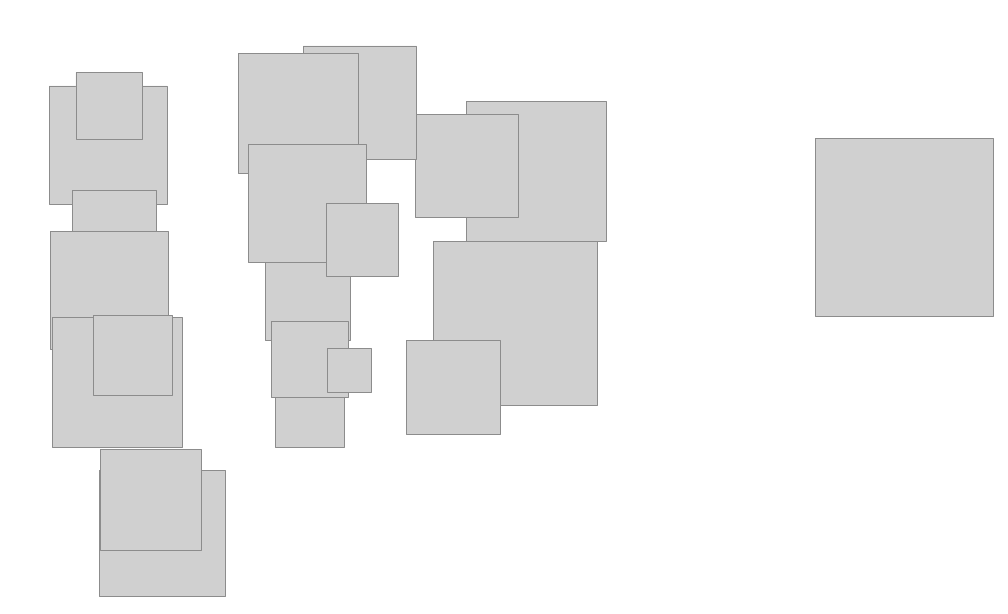
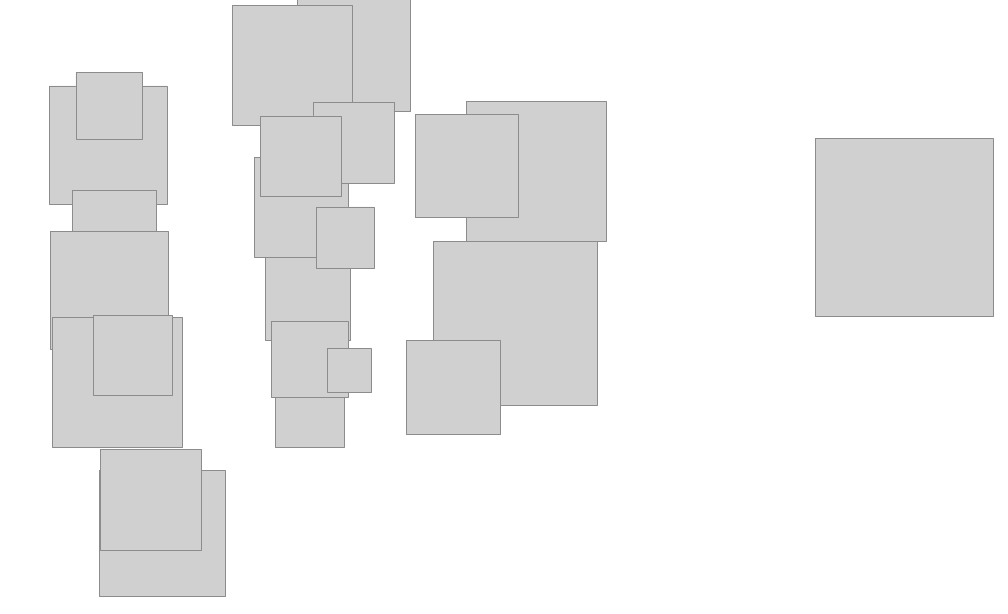
Before and after one commit to xbme2/demand_and_business, a slide deck: slide 12 of 第二次作业/故事.pptx. Drawn at 1008x614 pixels with LibreOffice and Linux fonts; fonts in the diff are those of the drawing; grey boxes stand for pictures; background and template pictures are left out. Boxes give left, top, right and bottom in pixels: in the first picture for what was removed or moved away, otherwise in the second. Text is boxed around its words. In the diff, an @@ line names an element or a change of style, - is before the commit and + after.

```diff
--- a/第二次作业/故事.pptx
+++ b/第二次作业/故事.pptx
@@ picture added at (232, 6, 352, 126) @@
@@ picture added at (297, 0, 410, 111) @@
@@ picture removed at (238, 53, 358, 173) @@
@@ picture removed at (303, 46, 416, 159) @@
@@ picture added at (260, 116, 341, 196) @@
@@ picture added at (313, 102, 394, 183) @@
@@ picture: place and size @@
-picture at (248, 145, 366, 263)
+picture at (254, 157, 348, 257)
@@ picture: place and size @@
-picture at (326, 203, 399, 276)
+picture at (316, 206, 374, 268)
```
Also in this commit, not shown: 9 other slides changed, 2 slides added, 2 other files.
